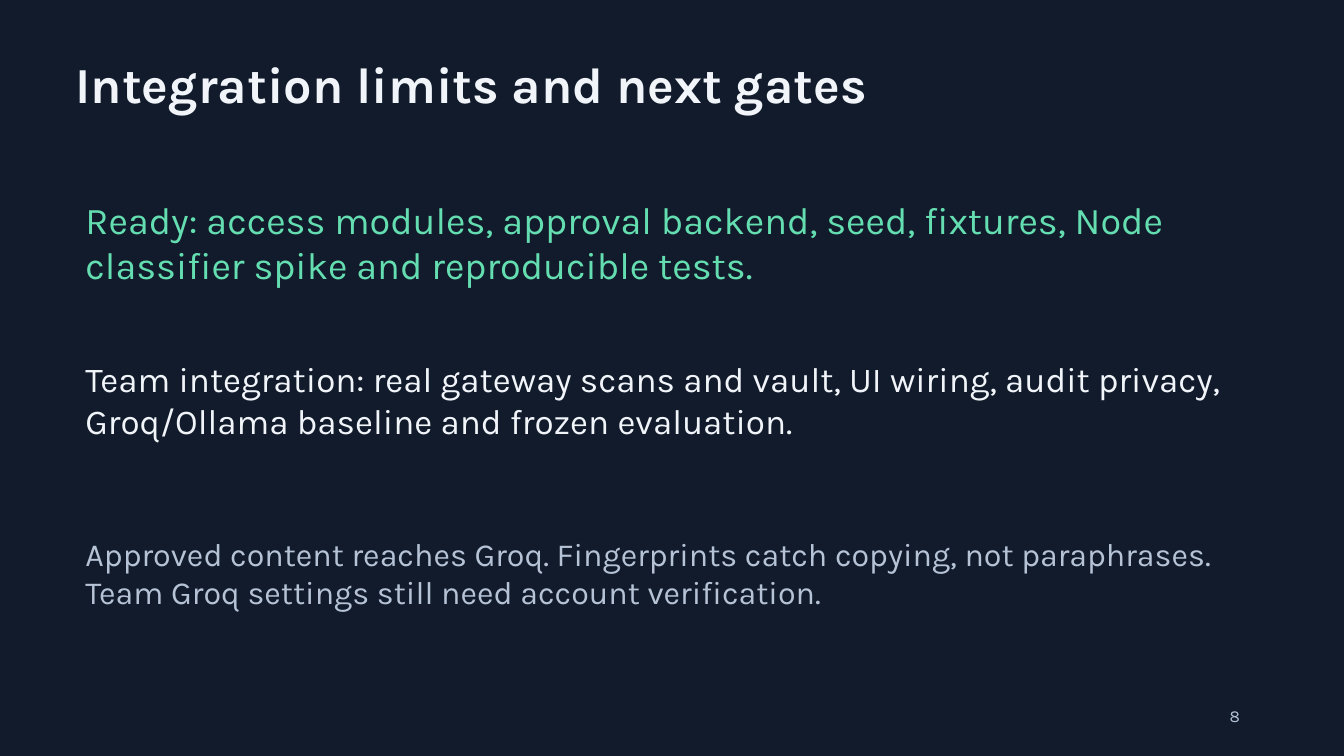
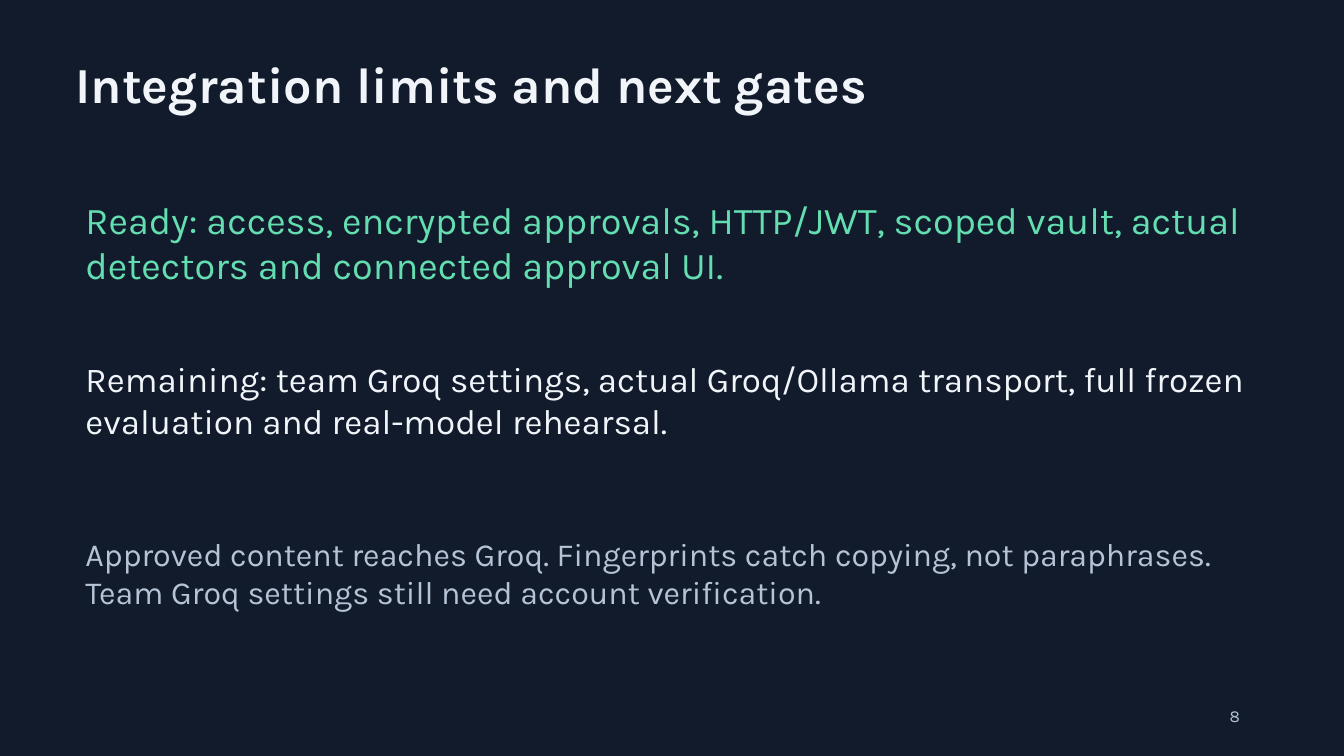
Before and after one commit to TeamElara/Aevia-AI, a slide deck: slide 8 of docs/Alwaz-LeakShield.pptx. Drawn at 1344x756 pixels with LibreOffice and Linux fonts; fonts in the diff are those of the drawing. Boxes give left, top, right and bottom in pixels: in the first picture for what was removed or moved away, otherwise in the second. Text is boxed around its words. In the diff, an @@ line names an element or a change of style, - is before the commit and + after.

```diff
--- a/docs/Alwaz-LeakShield.pptx
+++ b/docs/Alwaz-LeakShield.pptx
@@ text at bbox=[85, 206, 1240, 288]: text changed @@
-Ready: access modules, approval backend, seed, fixtures, Node classifier spike and reproducible tests.
+Ready: access, encrypted approvals, HTTP/JWT, scoped vault, actual detectors and connected approval UI.
@@ text at bbox=[85, 366, 1243, 435]: text changed @@
-Team integration: real gateway scans and vault, UI wiring, audit privacy, Groq/Ollama baseline and frozen evaluation.
+Remaining: team Groq settings, actual Groq/Ollama transport, full frozen evaluation and real-model rehearsal.
```
Also in this commit, not shown: 2 other slides changed, 23 other files.
